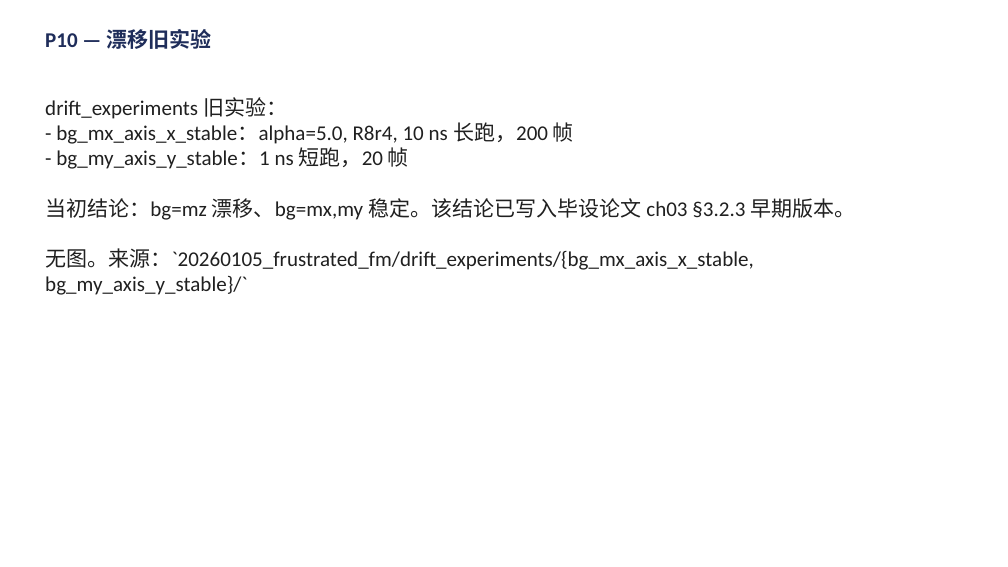
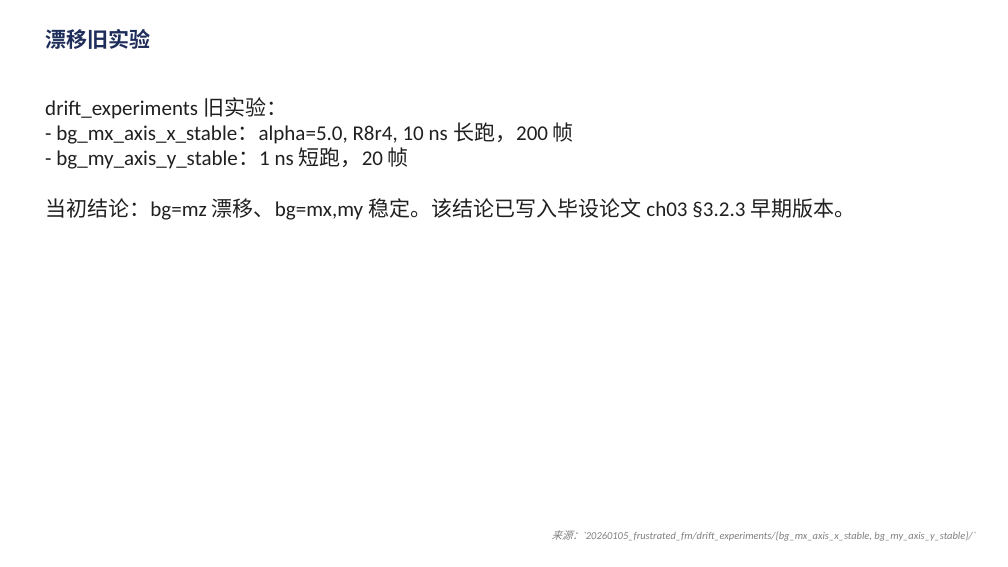
Before and after one commit to Wlybs/Hopfion, a slide deck: slide 10 of presentation/talk.pptx. Drawn at 1008x567 pixels with LibreOffice and Linux fonts; fonts in the diff are those of the drawing. Boxes give left, top, right and bottom in pixels: in the first picture for what was removed or moved away, otherwise in the second. Text is boxed around its words. In the diff, an @@ line names an element or a change of style, - is before the commit and + after.

```diff
--- a/presentation/talk.pptx
+++ b/presentation/talk.pptx
@@ text at <box>45,29,150,49</box>: text changed @@
-P10 — 漂移旧实验
+漂移旧实验
@@ text at <box>45,248,754,295</box>: paragraph removed @@
-无图。来源：`20260105_frustrated_fm/drift_experiments/{bg_mx_axis_x_stable, bg_my_axis_y_stable}/`
@@ text added at <box>551,530,975,541</box>, 10 pt, text #808080, italic @@
+来源：`20260105_frustrated_fm/drift_experiments/{bg_mx_axis_x_stable, bg_my_axis_y_stable}/`
```
Also in this commit, not shown: 28 other slides changed, 1 other file.
